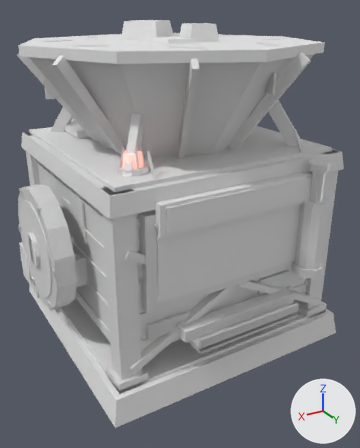
Before and after pictures for a commit that changed the glTF model assets/world/WLD_QD_cash_hopper.glb.
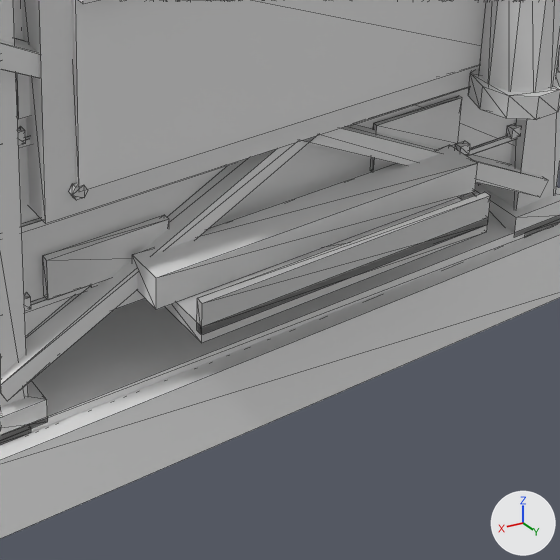
Each version appears first whole from a camera (50 mm lens) standing at (1.8, 3.14, 2.35) and looking at (-0.02, 0.1, 0.83), and next in a close-up on the part from 37% to 90% of the width and 53% to 95% of the height. Every picture has the same lights, and +X, +Y and +Z are marked at lower right. The last two pictures show the newer version. The close-ups show mesh edges as thin lines. Where no turn or scale is listed for an object, it has been applied to the vertices. Vertices at exactly the same position are counted once.

In view in the first close-up: 'Body_HopBrass', 'Body_HopConcrete', 'Body_HopIron', 'Body_HopRust', 'Body_HopScreen', 'Body_HopSteel', 'Body_HopSteelDk', 'Cylinder_HopIron', 'Cylinder_HopSteelDk' and 2 more.
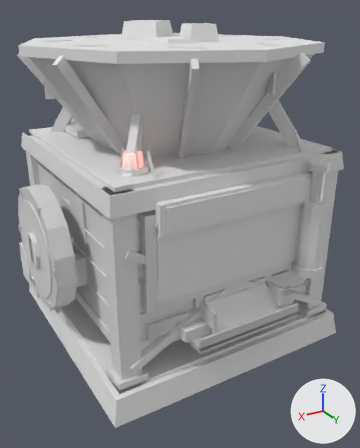
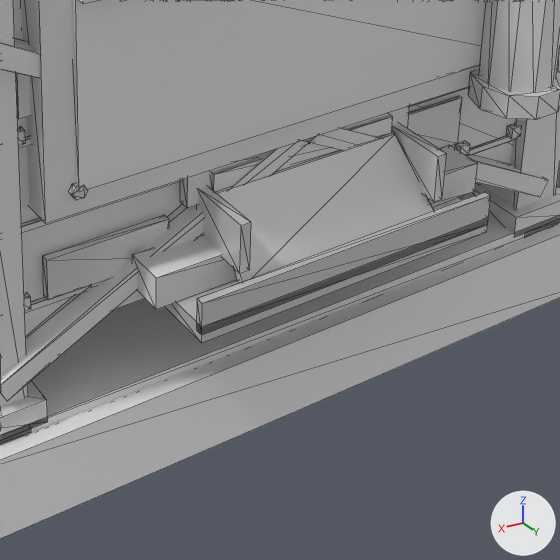
What differs and where, as boxes (x1, y1, x2, y2) in the close-ups (560 x 560 px):
'Body_HopBrass', reshaped: before (43, 183, 491, 343); after (43, 123, 491, 343)
'Body_HopStain', reshaped (not visible before): after (211, 114, 393, 191)
part 1 of me_body_hopbrass, added: after (392, 123, 447, 202)
part 2 of me_body_hopbrass, added: after (197, 186, 251, 273)
part 3 of me_body_hopbrass, added: after (214, 132, 434, 283)
part 4 of me_body_hopiron, added (mostly hidden): after (180, 106, 409, 208)

The edits, one by one:
me_body_hopbrass is used by ob_body_hopbrass; location (0.0, 0.0, 0.0).
Verts and faces of me_body_hopbrass; kept vertices keep their numbers, new ones are numbered from 80.
me_body_hopbrass had 80 vertices, 128 faces and spanned x -0.62..0.65, y -0.88..1.05, z 0.4..1.27.
me_body_hopbrass now has 104 vertices, 164 faces and spans x -0.62..0.65, y -0.88..1.05, z 0.4..1.27.
me_body_hopbrass part 1: a new loose piece, a box spanning x -0.282..-0.257, y 0.845..1.015, z 0.51..0.63, in mat_hopbrass.
me_body_hopbrass part 2: a new loose piece, a box spanning x 0.257..0.282, y 0.845..1.015, z 0.51..0.63, in mat_hopbrass.
Part 3, on me_body_hopbrass:
New vertex 80 is at (0.25, 0.85, 0.62).
New vertex 81 is at (-0.25, 0.85, 0.62).
New vertex 82 is at (0.27, 0.99, 0.47), pixel (236, 280).
New vertex 83 is at (-0.27, 0.99, 0.47).
New vertices 84 to 87 stand at vertices 80 to 83, in that order, plus (0.0, 0.02, 0.0).
New faces: (80, 85, 81), (80, 84, 85), (82, 87, 86), (82, 83, 87), (84, 86, 85), (85, 86, 87).
New faces: (80, 82, 84), (82, 86, 84), (80, 81, 83), (80, 83, 82), (81, 85, 87), (81, 87, 83).
me_body_hopiron is used by ob_body_hopiron; location (0.0, 0.0, 0.0).
me_body_hopiron had 620 vertices, 944 faces and spanned x -0.88..1.03, y -1.13..0.88, z 0.0..1.62.
me_body_hopiron now has 636 vertices, 968 faces and spans x -0.88..1.03, y -1.13..0.88, z 0.0..1.62.
me_body_hopiron part 4: a new loose piece, a box spanning x -0.31..0.31, y 0.82..0.85, z 0.59..0.69, in mat_hopiron.
Other edits to the shape of me_body_hopiron do not show in these pictures.
me_body_hopstain is used by ob_body_hopstain; location (0.0, 0.0, 0.0).
me_body_hopstain had 48 vertices, 72 faces and spanned x -0.537..0.775, y -0.912..0.169, z 0.193..0.197.
me_body_hopstain now has 56 vertices, 84 faces and spans x -0.537..0.775, y -0.912..0.862, z 0.193..0.663.
me_body_hopstain part 5: a new loose piece, a box spanning x -0.25..0.25, y 0.842..0.862, z 0.618..0.663, in mat_hopstain.
